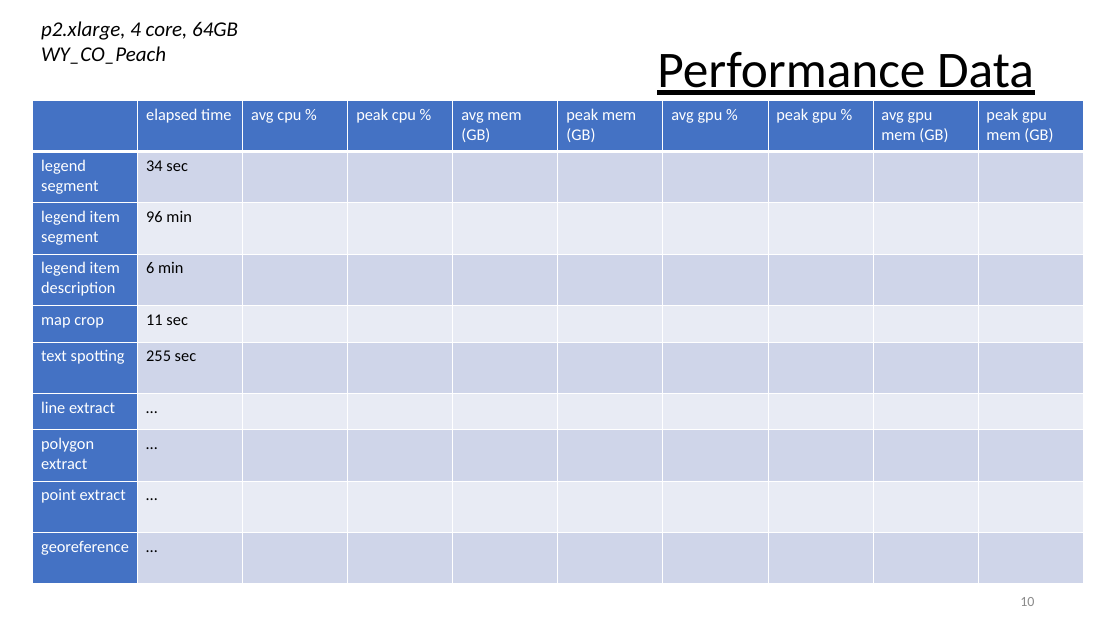
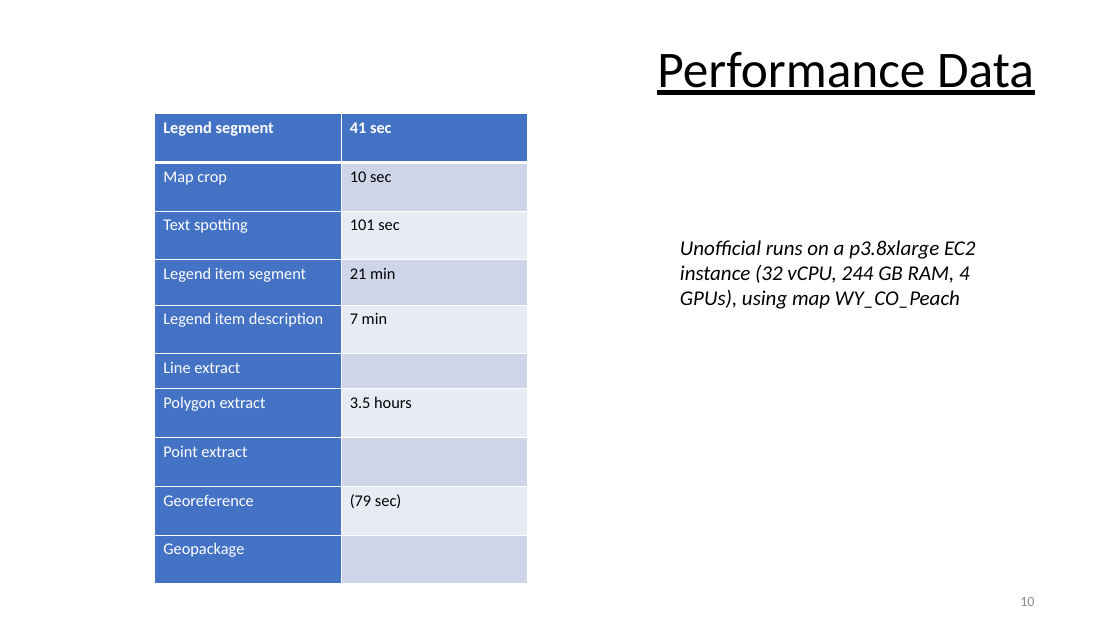
Before and after one commit to DARPA-CRITICALMAAS/ta1_integration, a slide deck: slide 10 of docs/overview.pptx. Drawn at 1120x630 pixels with LibreOffice and Linux fonts; fonts in the diff are those of the drawing. Boxes give left, top, right and bottom in pixels: in the first picture for what was removed or moved away, otherwise in the second. Text is boxed around its words. In the diff, an @@ line names an element or a change of style, - is before the commit and + after.

Commit message:
updates

```diff
--- a/docs/overview.pptx
+++ b/docs/overview.pptx
@@ table at (155, 113, 528, 584) @@
-column 1:  | legend segment | legend item segment | legend item description | map crop | text spotting | line extract | polygon extract | point extract | georeference
-column 2: elapsed time | 34 sec | 96 min | 6 min | 11 sec | 255 sec | … | … | … | …
-column 3: avg cpu % |  |  |  |  |  |  |  |  | 
-column 4: peak cpu % |  |  |  |  |  |  |  |  | 
-column 5: avg mem (GB) |  |  |  |  |  |  |  |  | 
-column 6: peak mem (GB) |  |  |  |  |  |  |  |  | 
-column 7: avg gpu % |  |  |  |  |  |  |  |  | 
-column 8: peak gpu % |  |  |  |  |  |  |  |  | 
-column 9: avg gpu mem (GB) |  |  |  |  |  |  |  |  | 
-column 10: peak gpu mem (GB) |  |  |  |  |  |  |  |  | 
+column 1: Legend segment | Map crop | Text spotting | Legend item segment | Legend item description | Line extract | Polygon extract | Point extract | Georeference | Geopackage
+column 2: 41 sec | 10 sec | 101 sec | 21 min | 7 min |  | 3.5 hours |  | (79 sec) | 
@@ table: place and size @@
-table at (33, 101, 1083, 584)
+table at (155, 113, 528, 584)
@@ text at (680, 240, 975, 309): text changed @@
-p2.xlarge, 4 core, 64GB
-WY_CO_Peach
+Unofficial runs on a p3.8xlarge EC2 instance (32 vCPU, 244 GB RAM, 4 GPUs), using map WY_CO_Peach
```
Also in this commit, not shown: 2 other slides changed.
